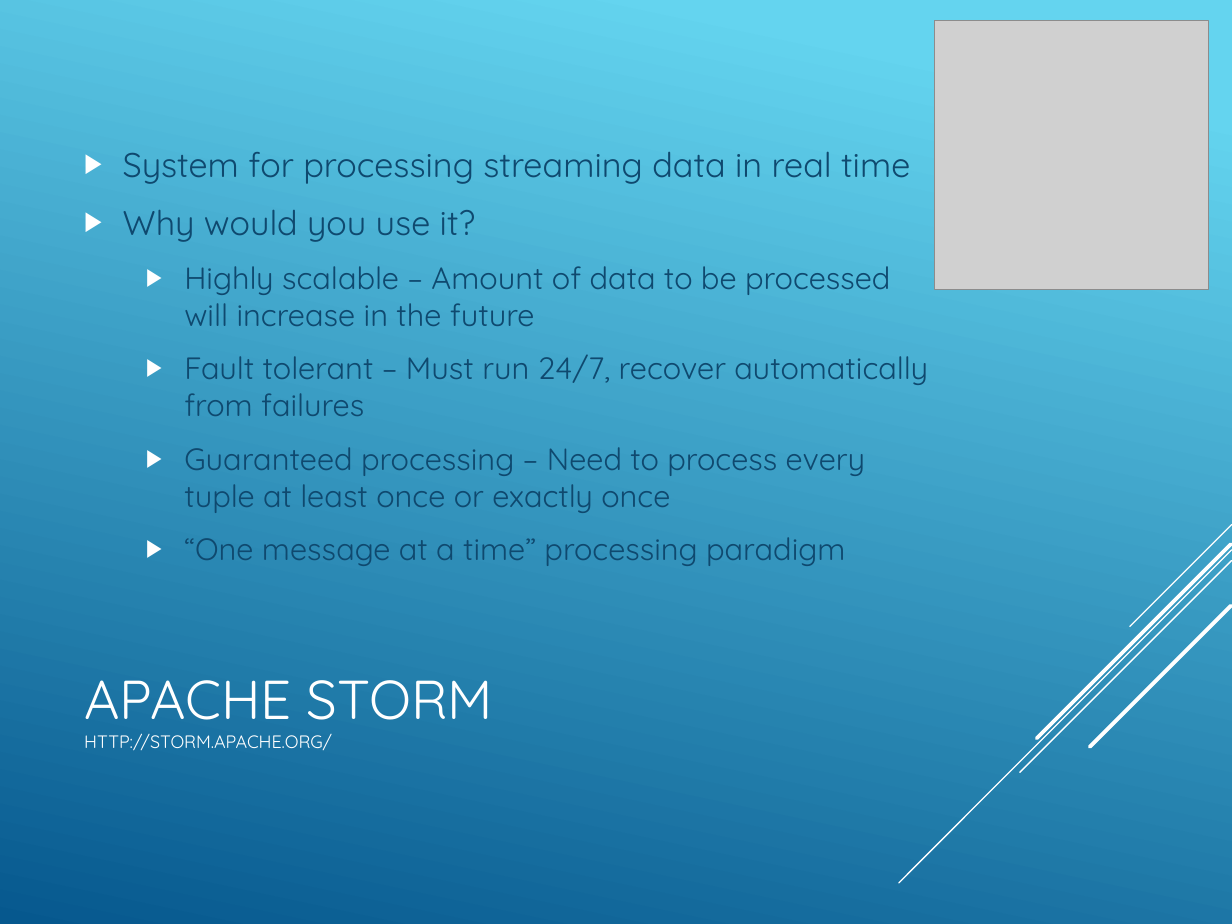
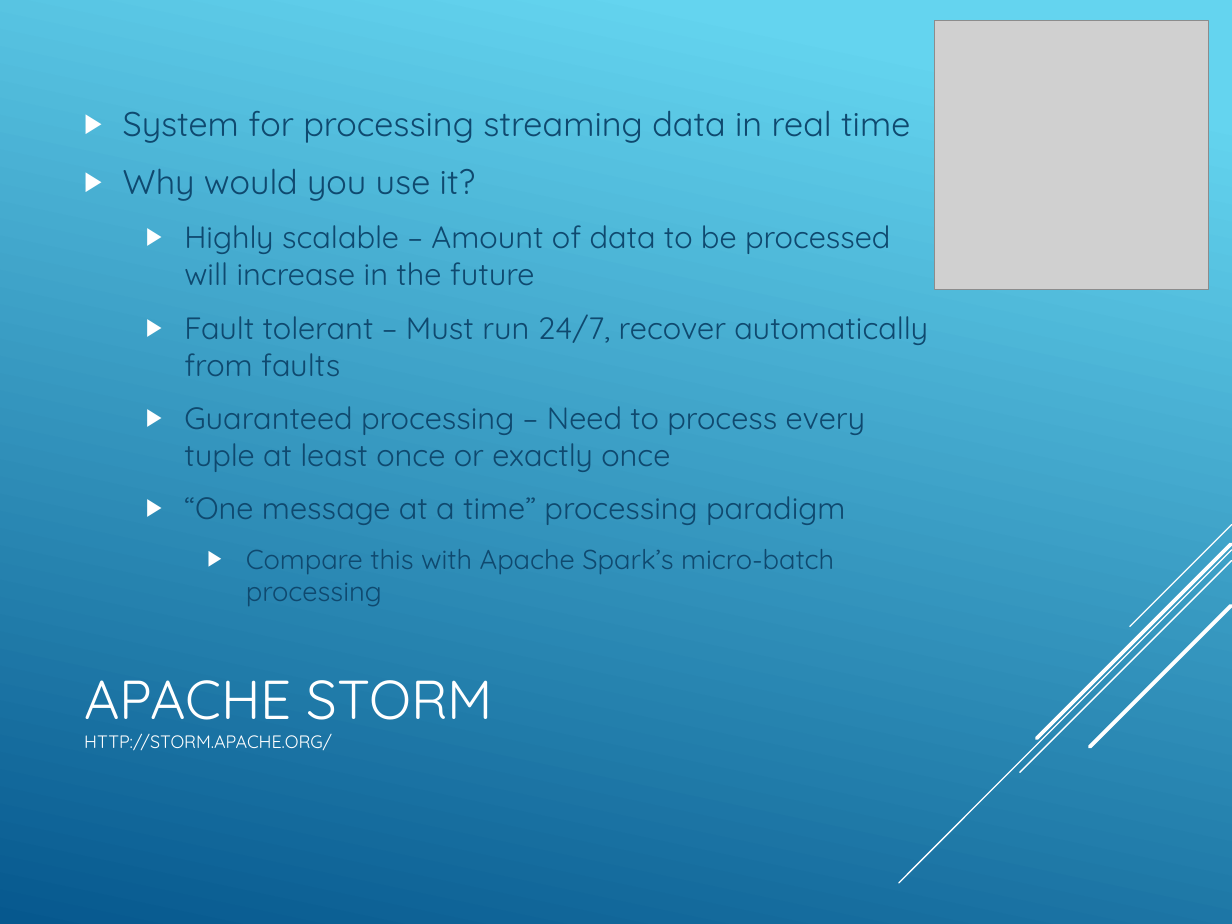
Before and after one commit to kitmenke/storm-stlhug-demo, a slide deck: slide 3 of presentation/How To Not Fail At Storm.pptx. Drawn at 1232x924 pixels with LibreOffice and Linux fonts; fonts in the diff are those of the drawing; grey boxes stand for pictures. Boxes give left, top, right and bottom in pixels: in the first picture for what was removed or moved away, otherwise in the second. Text is boxed around its words. In the diff, an @@ line names an element or a change of style, - is before the commit and + after.

```diff
--- a/presentation/How To Not Fail At Storm.pptx
+++ b/presentation/How To Not Fail At Storm.pptx
@@ text at <box>184,315,928,376</box>: text changed @@
-  ▶ Fault tolerant – Must run 24/7, recover automatically from failures
+  ▶ Fault tolerant – Must run 24/7, recover automatically from faults
@@ text at <box>246,549,834,574</box>: paragraph added @@
+    ▶ Compare this with Apache Spark’s micro-batch processing
```
Also in this commit, not shown: 2 other slides changed, 2 slides added.
